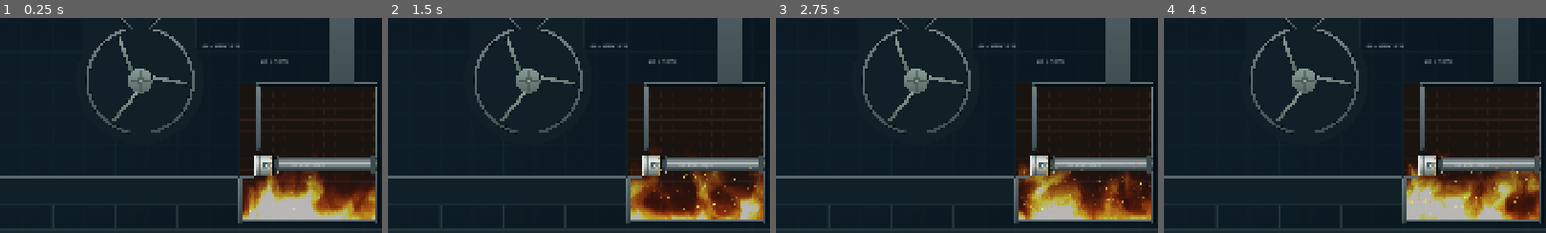
Above: before the commit, frames 1-4 (left to right).
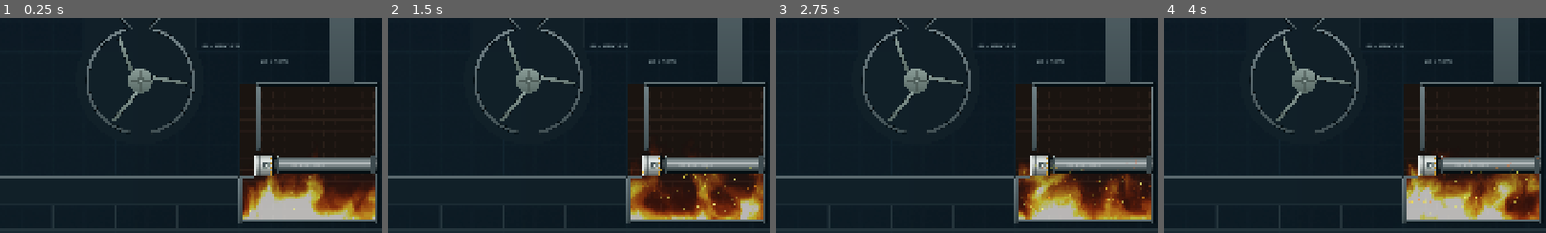
Above: after the commit, the same moments.

Repository: Shik3i/KoalaSandPaper
Game: Godot game, scene res://render/main.tscn
The game is run twice, just before and just after one commit, with the same random seed, the same clock (stepped at 60 frames per second) and the same inputs.
Inputs:
- Up to frame 1 (0.25 s): no input
- Up to frame 2 (1.5 s): tap Enter at 0.5 s
- Up to frame 3 (2.75 s): no input
- Up to frame 4 (4 s): no input
The pictures show only the part of the screen within x 50-100%, y 50-100%; the shares and areas given below are measured in that part.

The runs differ from the first frame. In frame 1, 0.3% of the frame differs, in the area x 71-99%, y 64-73%; in frame 2, 0.3%; in frame 3, 0.3%; in frame 4, 0.3%.
Error in both runs: Assertion failed: RenderingDevice unavailable (Compatibility renderer or --headless) (res://sim/solver.gd:68)

Commit message:
Fix grain launches (T8 green), flush ram rod, Galton board rework
- Ram: stages drawn only; one rod collider spans head to barrel, stretched
  per frame and flush with the barrel. Overlapping stage colliders stacked
  two contact springs and flicked grains up at every joint; the barrel
  mouth wedged rod-top sand and shot it onto the furnace roof.
- Crush also on point load (two-sided squeeze with one grain > 300 grain
  weights): a press on a piece's corner no longer sinks one grain several
  radii deep and releases it explosively. Cracked chunks are weaker.
- Rigid body spin capped at 20 rad/s: chunks pinched in a nip no longer
  spin up and throw their crumbs across the hall.
- Galton map: full-width staggered peg field under a 10 cm throat (the
  triangle fed the outer bins, a 6 cm throat arched and jammed).
- Contact-count ambient occlusion on sand; subgroup-reduced stats;
  bonded-lattice path removed from the step kernel.
- Traces report clamp/out-of-world positions and the prim involved.

T8 (120 s): balance 0, nan 0, out-of-world 0, grid overflow 0, 740 speed
clamps (was > 2 million). All tests and both machine audits pass;
50k-grain benchmark 17.4 ms per sim frame.

Co-Authored-By: Claude Opus 5.5 <noreply@anthropic.com>

Diff:
--- a/godot/machine/factory.gd
+++ b/godot/machine/factory.gd
@@ -23,6 +23,8 @@
 const PUSHER_HALF := Vector2(0.16, 0.17)
 const PUSHER_PERIOD := 18.0
 const STAGES := 6
+## Collision half height of the ram's rod (all stages and the barrel, flush).
+const ROD_HALF := 0.095
 
 var belt_top := Y_A
 var spawn_at := Vector2(4.5, Y_A + 0.08)
@@ -34,6 +36,8 @@
 var stages: Array[int] = []
 var stage_len := 1.0
 var barrel := Rect2()
+var rod_prim := -1
+var rod_anchor := 0.0
 var rollers: Array[int] = []
 var buckets: Array[int] = []
 # Leaning ~24° right: the empty return strand moves out from under the head, so
@@ -80,29 +84,35 @@
 ## (bell) profile, and a slide gate under the bins that opens every few seconds
 ## and drops the whole distribution onto the floor for the ram.
 func _galton() -> void:
-	var top := Vector2(bowl_c.x, 3.18)
 	var dx := 0.09
 	var dy := dx * sqrt(3.0) * 0.5
 	var rows := 12
+	var n_bins := rows + 2
+	var cx := bowl_c.x
+	# Throat: the shredder outlet narrows to 10 cm (10 grains: 6 would arch and
+	# jam, see T4), so every grain enters the board near the same point.
+	add_segment(Vector2(cx - 0.15, 3.3), Vector2(cx - 0.05, 3.21), 0.012)
+	add_segment(Vector2(cx + 0.15, 3.3), Vector2(cx + 0.05, 3.21), 0.012)
+	# Pegs: a full-width staggered field (not a triangle), so grains keep bouncing
+	# at every row and never slide down a side wall into the outer bins.
+	var top := 3.14
 	for r in rows:
-		for k in r + 1:
-			var p := top + Vector2((k - r * 0.5) * dx, -r * dy)
-			add_prim(0, CIRCLE, [0.017], p, 0.0, 1, 0, 0.0, "peg")
-	# Funnel walls along the triangle's flanks keep the stream on the board.
-	var wing := Vector2(0.5 * dx * rows + 0.07, -dy * rows)
-	add_segment(top + Vector2(-0.12, 0.12), top + Vector2(-wing.x, wing.y), 0.015)
-	add_segment(top + Vector2(0.12, 0.12), top + Vector2(wing.x, wing.y), 0.015)
-	# Bins: dividers under the gaps of the last peg row, down to the gate.
+		var cols := n_bins if r % 2 == 0 else n_bins - 1
+		for k in cols:
+			var x := cx + (k - (cols - 1) * 0.5) * dx
+			add_prim(0, CIRCLE, [0.017], Vector2(x, top - r * dy), 0.0, 1, 0, 0.0, "peg")
 	var y_bot := 1.48
-	var y_top := top.y - dy * rows - 0.03
-	var n_bins := rows + 2
-	var x0 := top.x - (n_bins - 1) * 0.5 * dx
+	var y_top := top - rows * dy + 0.02
+	var x0 := cx - (n_bins - 1) * 0.5 * dx
+	# Side walls of the board and bin dividers (dividers end just under the last row).
+	add_segment(Vector2(x0 - 0.5 * dx, y_bot + 0.004), Vector2(x0 - 0.5 * dx, top + 0.06), 0.012)
+	add_segment(Vector2(x0 + (n_bins - 0.5) * dx, y_bot + 0.004), Vector2(x0 + (n_bins - 0.5) * dx, top + 0.06), 0.012)
 	bin_x.clear()
-	for k in n_bins + 1:
-		var x := x0 + (k - 0.5) * dx
-		add_segment(Vector2(x, y_bot + 0.004), Vector2(x, y_top if k > 0 and k < n_bins else top.y - dy * (rows - 1)), 0.006)
-		if k < n_bins:
-			bin_x.append(x0 + k * dx)
+	for k in n_bins:
+		bin_x.append(x0 + k * dx)
+		if k > 0:
+			var x := x0 + (k - 0.5) * dx
+			add_segment(Vector2(x, y_bot + 0.004), Vector2(x, y_top), 0.006)
 	bins = Rect2(x0 - 0.5 * dx, y_bot, n_bins * dx, y_top - y_bot)
 	# Slide gate: a plate under the bins (top face at y_bot, a wiper seal under the
 	# dividers) that slides left out from under them.
@@ -270,10 +280,14 @@
 	piston_swept(pusher_body, Vector2(-1.0, 0.0), stroke, PUSHER_PERIOD, _split_modulation(outlet))
 	# Sharp edges (2 mm): a rounded sole would wedge grains into the floor and pop them out.
 	add_prim(pusher_body, BOX, [half.x, half.y, 0.002], Vector2.ZERO, 0.0, 1, 0, 0.0, "piston_head")
-	# Barrel (static) from the retracted head to the furnace wall.
+	# Barrel (static) from the retracted head to the furnace wall, flush with the
+	# rod (ROD_HALF). The six stages are drawn only: nested colliders would stack
+	# two springs where stages overlap and flick grains up at every joint. One rod
+	# collider spans head to barrel, its length updated every frame (update()).
 	var a := home.x + half.x + 0.04
-	barrel = Rect2(a, y - 0.108, furnace.end.x - a, 0.216)
-	add_prim(0, BOX, [barrel.size.x * 0.5, 0.108, 0.002], barrel.get_center(), 0.0, 1, 0, 0.0, "barrel")
+	barrel = Rect2(a, y - ROD_HALF, furnace.end.x - a, 2.0 * ROD_HALF)
+	var bk := add_prim(0, BOX, [barrel.size.x * 0.5, ROD_HALF, 0.002], barrel.get_center(), 0.0, 1, 0, 0.0, "barrel")
+	prims[bk]["draw_hh"] = 0.12
 	# Stages, thickest first: stage k spans [x_k, x_k + L] with
 	# x_k = a + (h - a) (k + 1) / N, h = head's right face (the last stage carries the head).
 	var n := STAGES
@@ -281,13 +295,15 @@
 	stage_len = l
 	stages.clear()
 	for k in n:
-		# 3 mm steps between stages (less than a grain radius): grains on the rod
-		# ride over the moving shoulders instead of being wedged against them.
-		var hh := 0.105 - 0.003 * k
 		var body := add_body(Vector2(a + l * 0.5, y), 0.0, "stage")
 		follow(body, pusher_body, Vector2(a, y), Vector2(half.x, 0.0), float(k + 1) / n, Vector2(l * 0.5, 0.0))
-		add_prim(body, BOX, [l * 0.5, hh, 0.01], Vector2.ZERO, 0.0, 1, 0, 0.0, "stage")
+		var sk := add_prim(body, BOX, [l * 0.5, ROD_HALF, 0.002], Vector2.ZERO, 0.0, 1, FLAG_VISUAL, 0.0, "stage")
+		prims[sk]["draw_hh"] = 0.106 - 0.004 * k
 		stages.append(body)
+	rod_anchor = a
+	var rod := add_body(Vector2(a, y), 0.0, "rod")
+	follow(rod, pusher_body, Vector2(a, y), Vector2(half.x, 0.0), 0.5, Vector2.ZERO)
+	rod_prim = add_prim(rod, BOX, [stroke * 0.5, ROD_HALF, 0.002], Vector2.ZERO, 0.0, 1, 0, 0.0, "rodcol")
 
 
 ## Phase modulation a such that x = (1 - cos(τ + a sin τ)) / 2 exceeds `outlet`
@@ -343,6 +359,15 @@
 	return s
 
 
+## Machine poses at t, then the ram rod collider stretched from the head's back
+## face to the barrel mouth (+1 cm into each so there is no seam).
+func update(t: float) -> void:
+	super(t)
+	if rod_prim >= 0:
+		var h: float = bodies[pusher_body].pos.x + PUSHER_HALF.x
+		set_prim_shape(rod_prim, [maxf((rod_anchor - h) * 0.5, 0.0) + 0.01, ROD_HALF, 0.002])
+
+
 ## Loose hex fill of the lower bowl, clear of all colliders. Left half palette
 ## colours 0-2 (material A), right half 3-5 (B).
 static func fill_bowl(m: Machine, c: Vector2, r: float, n: int, rng: RandomNumberGenerator, top := 0.2) -> ParticleSet:
--- a/godot/machine/machine.gd
+++ b/godot/machine/machine.gd
@@ -415,6 +415,14 @@
 	return best
 
 
+## Changes prim k's shape (4 floats) in place, also in the packed upload bytes.
+func set_prim_shape(k: int, shape: Array) -> void:
+	prims[k].shape = shape + [0.0, 0.0, 0.0, 0.0].slice(shape.size())
+	if _prim_bytes.size() == prims.size() * 64:
+		for q in 4:
+			_prim_bytes.encode_float(k * 64 + 32 + q * 4, prims[k].shape[q])
+
+
 ## Signed distance from world point p to one prim at the bodies' current poses.
 func prim_distance(pr: Dictionary, p: Vector2) -> float:
 	var q: Vector2 = body_xform(pr.body).affine_inverse() * p
@@ -447,7 +455,7 @@
 ## belt, telescopic stages in their barrel and in each other, a ram head on its stages.
 func touching(duration: float, steps: int) -> Dictionary:
 	var worst := {}
-	var allowed := [["cleat", ""], ["stage", "stage"], ["stage", "pusher"], ["stage", ""]]
+	var allowed := [["cleat", ""], ["rod", "pusher"], ["rod", ""]]
 	for step in steps:
 		update(duration * step / steps)
 		var boxes: Array[Rect2] = []
--- a/godot/render/machine_view.gd
+++ b/godot/render/machine_view.gd
@@ -78,7 +78,7 @@
 
 
 func _visible(p: Dictionary) -> bool:
-	return not (p.flags & (Machine.FLAG_SINK | Machine.FLAG_HEAT)) and p.style != "drum" and p.style != "rod"
+	return not (p.flags & (Machine.FLAG_SINK | Machine.FLAG_HEAT)) and not p.style in ["drum", "rod", "rodcol"]
 
 
 func _process(_d: float) -> void:
@@ -246,7 +246,8 @@
 
 ## Horizontal cylinder: dark underside, bright specular band above the axis.
 func _chrome_box(p: Dictionary, xf: Transform2D, base: Color) -> void:
-	var sh: Array = p.shape
+	# draw_hh: drawn half height when it differs from the collider (telescopic stages).
+	var sh: Array = [p.shape[0], p.get("draw_hh", p.shape[1]), p.shape[2]]
 	var lxf := xf * Transform2D(p.angle, p.offset)
 	var bands := [[-1.0, base.darkened(0.55)], [-0.35, base.darkened(0.15)], [0.25, base.lightened(0.55)],
 		[0.5, base.lightened(0.25)], [1.0, base.darkened(0.25)]]
@@ -258,16 +259,22 @@
 			pts.append(to_px(lxf * q))
 		_ci.draw_polygon(pts, PackedColorArray([bands[k][1], bands[k][1], bands[k + 1][1], bands[k + 1][1]]))
 	var o := PackedVector2Array()
-	for w in _box_world(p, xf):
-		o.append(to_px(w))
+	for q in [Vector2(-sh[0], -sh[1]), Vector2(sh[0], -sh[1]), Vector2(sh[0], sh[1]), Vector2(-sh[0], sh[1])]:
+		o.append(to_px(lxf * q))
 	o.append(o[0])
 	_ci.draw_polyline(o, OUTLINE, maxf(1.0, 0.004 * px_per_m), true)
+	if p.style == "stage":
+		# Gland collar at the stage's mouth end (its right end).
+		var c0 := PackedVector2Array()
+		for q in [Vector2(sh[0] - 0.035, -sh[1] - 0.006), Vector2(sh[0], -sh[1] - 0.006), Vector2(sh[0], sh[1] + 0.006), Vector2(sh[0] - 0.035, sh[1] + 0.006)]:
+			c0.append(to_px(lxf * q))
+		_ci.draw_colored_polygon(c0, base.darkened(0.35))
 
 
 ## Hydraulic barrel: heavy dark tube with a gland flange at the mouth and bolt rings.
 func _barrel(p: Dictionary, xf: Transform2D) -> void:
 	_chrome_box(p, xf, Color("#5d6d70"))
-	var sh: Array = p.shape
+	var sh: Array = [p.shape[0], p.get("draw_hh", p.shape[1])]
 	var lxf := xf * Transform2D(p.angle, p.offset)
 	var flange := Color("#3e4b4f")
 	for fx in [-sh[0] + 0.03, sh[0] - 0.05]:
--- a/godot/render/main.gd
+++ b/godot/render/main.gd
@@ -139,10 +139,10 @@
 		hud.request(solver, spawned + prefill_n)
 	if args.has("shots") and str(solver.frames) in args.shots.split(","):
 		_shot(args.shot.replace(".png", "_f%d.png" % solver.frames))
-	if args.has("trace") and solver.frames % 200 == 0:
+	if args.has("trace") and solver.frames % int(args.get("trace_every", 200)) == 0:
 		var now := Time.get_ticks_msec()
 		var vp := get_viewport().get_viewport_rid()
-		print(JSON.stringify({"trace": solver.frames, "ms_per_frame": snappedf((now - _trace_t) / 200.0, 0.01), "pieces": solver.pieces_used,
+		print(JSON.stringify({"trace": solver.frames, "ms_per_frame": snappedf((now - _trace_t) / float(args.get("trace_every", 200)), 0.01), "pieces": solver.pieces_used,
 			"process_ms": snappedf(Performance.get_monitor(Performance.TIME_PROCESS) * 1000.0, 0.01),
 			"render_cpu_ms": snappedf(RenderingServer.viewport_get_measured_render_time_cpu(vp), 0.01),
 			"render_gpu_ms": snappedf(RenderingServer.viewport_get_measured_render_time_gpu(vp), 0.01),
Not shown, changed: godot/sim/dem_step.glsl
Not shown, changed: docs/NOTES.md
Not shown, changed: godot/sim/common.glsli
